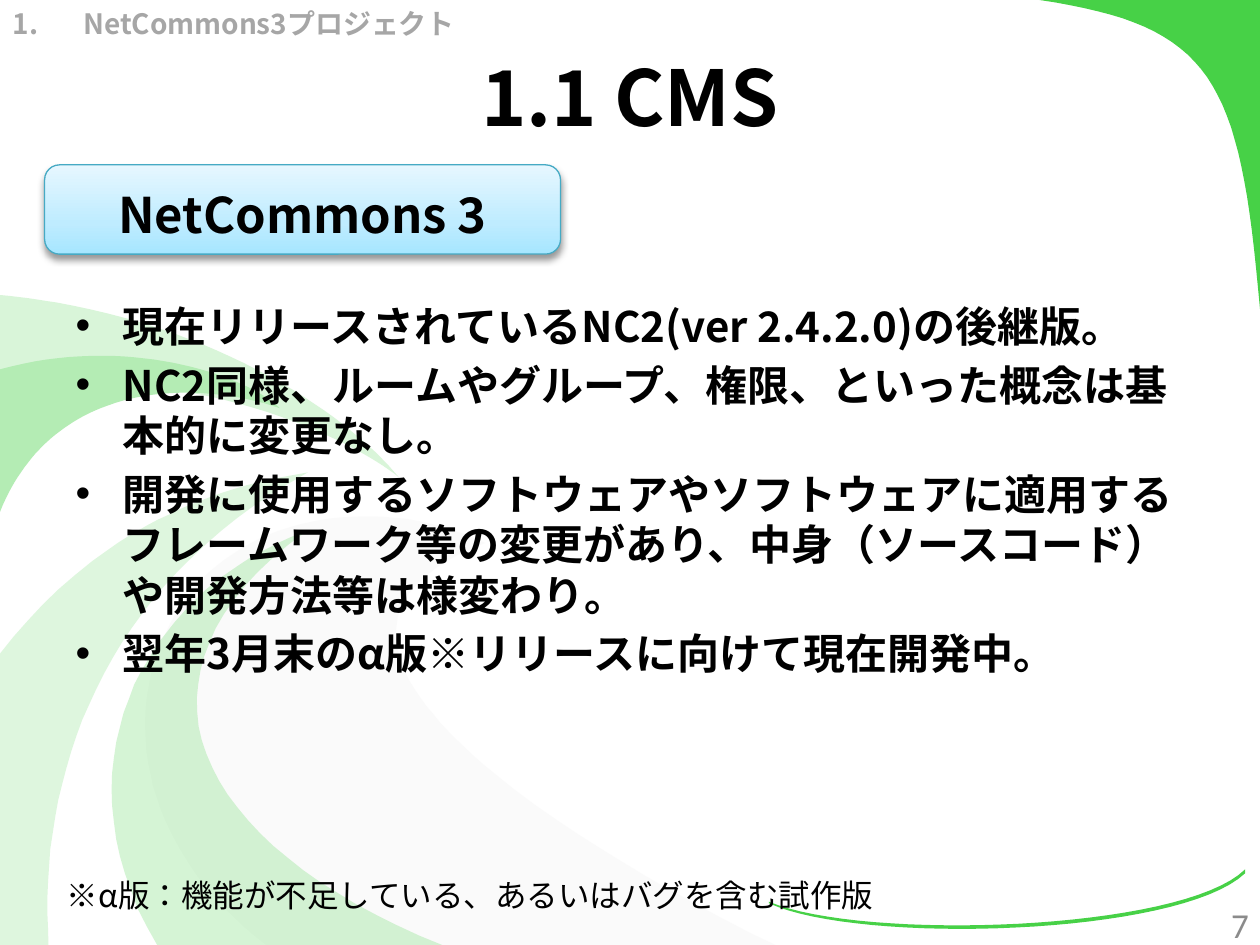
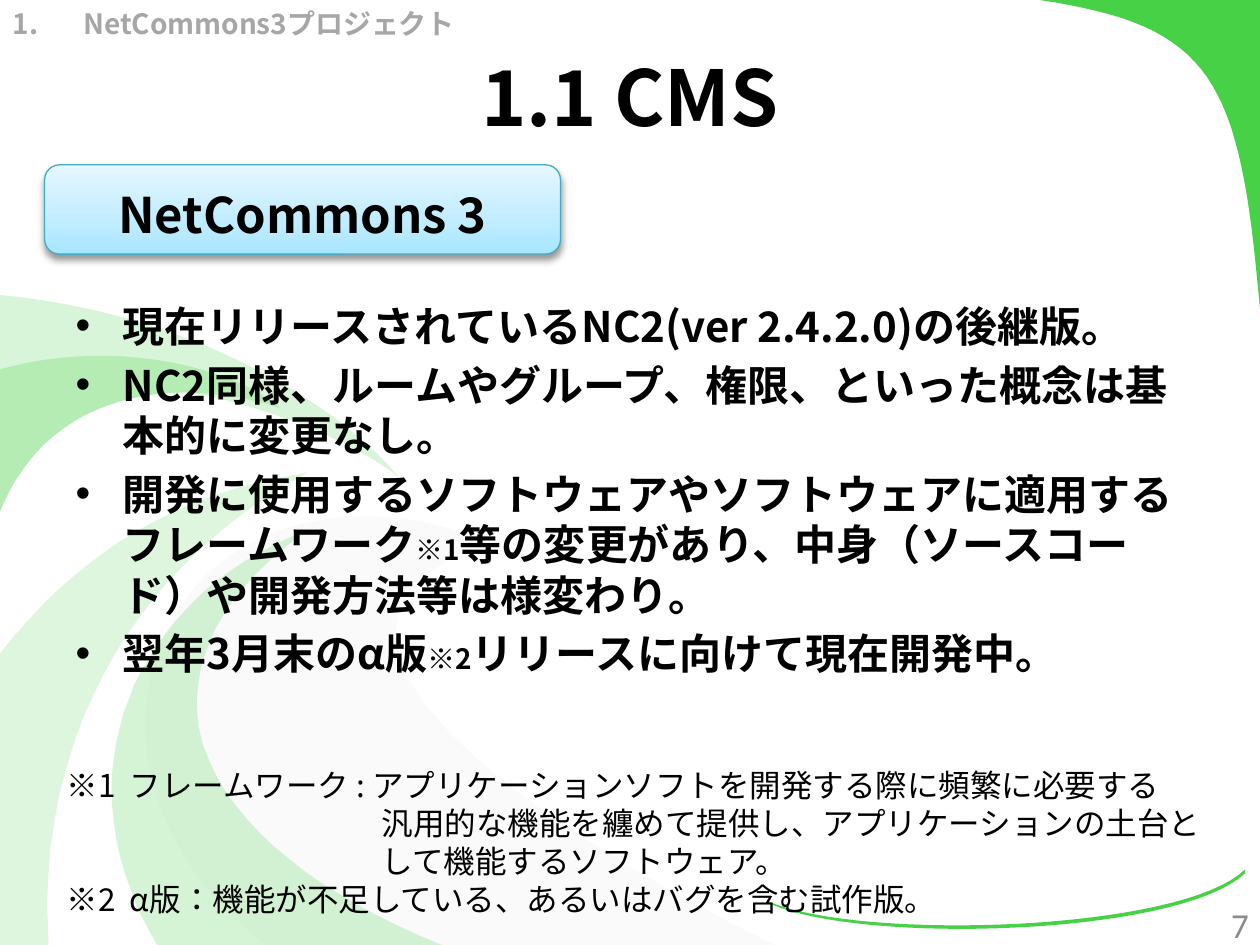
Before and after one commit to kotaro0717/Report-Management, a slide deck: slide 7 of 1.中間報告/3.発表資料/report_hokada.pptx. Drawn at 1260x945 pixels with LibreOffice and Linux fonts; fonts in the diff are those of the drawing. Boxes give left, top, right and bottom in pixels: in the first picture for what was removed or moved away, otherwise in the second. Text is boxed around its words. In the diff, an @@ line names an element or a change of style, - is before the commit and + after.

```diff
--- a/1.中間報告/3.発表資料/report_hokada.pptx
+++ b/1.中間報告/3.発表資料/report_hokada.pptx
@@ text at box(123, 474, 1173, 673): text changed @@
-• 開発に使用するソフトウェアやソフトウェアに適用するフレームワーク等の変更があり、中身（ソースコード）や開発方法等は様変わり。
-• 翌年3月末のα版※リリースに向けて現在開発中。
+• 開発に使用するソフトウェアやソフトウェアに適用するフレームワーク※1等の変更があり、中身（ソースコード）や開発方法等は様変わり。
+• 翌年3月末のα版※2リリースに向けて現在開発中。
@@ text at box(67, 765, 1200, 920): text changed @@
-※α版：機能が不足している、あるいはバグを含む試作版
+※1 フレームワーク : アプリケーションソフトを開発する際に頻繁に必要する
+汎用的な機能を纏めて提供し、アプリケーションの土台と
+して機能するソフトウェア。
+※2 α版：機能が不足している、あるいはバグを含む試作版。
```
Also in this commit, not shown: 18 other slides changed, 3 slides added, 1 slide removed, 5 other files.
